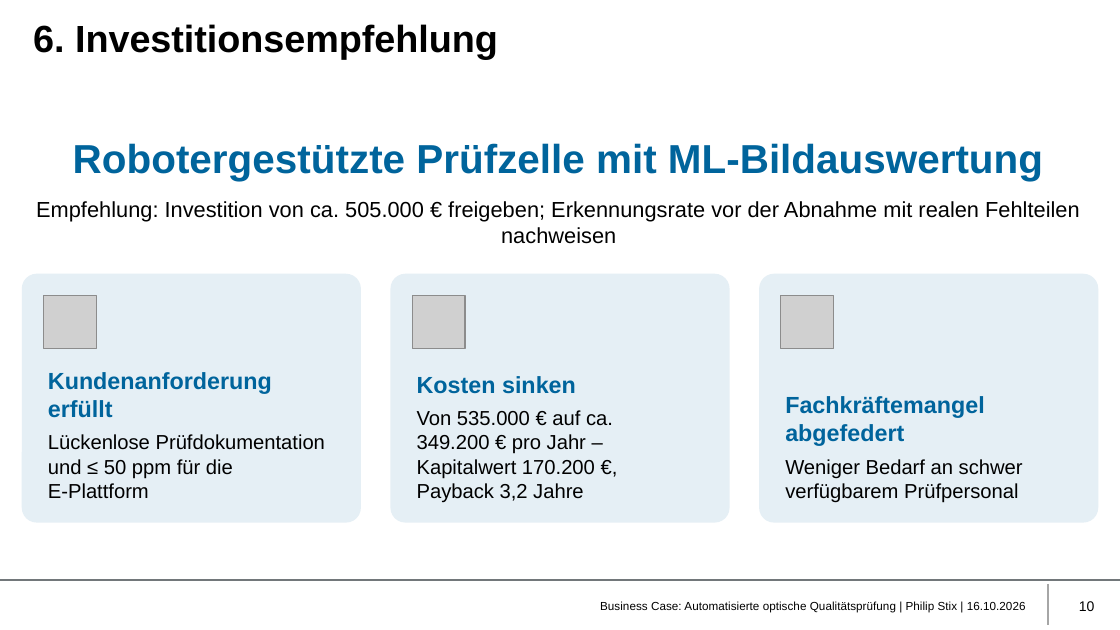
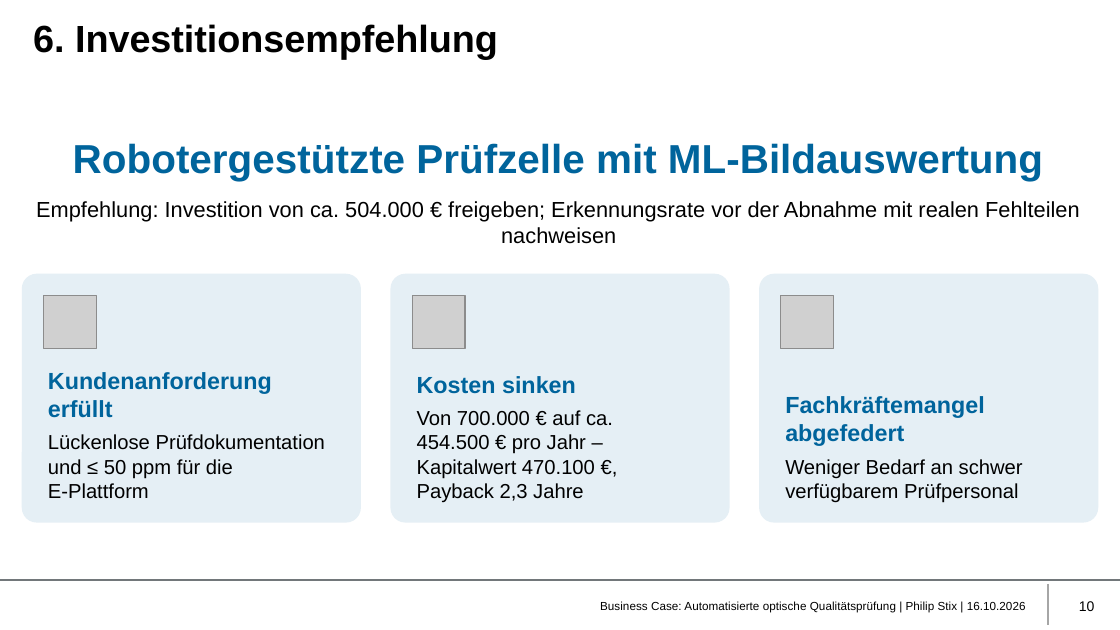
Before and after one commit to philip-stack/MRE3-bGUS, a slide deck: slide 10 of 01 Abgabe/Business Case Qualitätsprüfung - Philip Stix.pptx. Drawn at 1120x630 pixels with LibreOffice and Linux fonts; fonts in the diff are those of the drawing; grey boxes stand for pictures; background and template pictures are left out. Boxes give left, top, right and bottom in pixels: in the first picture for what was removed or moved away, otherwise in the second. Text is boxed around its words. In the diff, an @@ line names an element or a change of style, - is before the commit and + after.

```diff
--- a/01 Abgabe/Business Case Qualitätsprüfung - Philip Stix.pptx
+++ b/01 Abgabe/Business Case Qualitätsprüfung - Philip Stix.pptx
@@ text at (36, 201, 1080, 244): text changed @@
-Empfehlung: Investition von ca. 505.000 € freigeben; Erkennungsrate vor der Abnahme mit realen Fehlteilen nachweisen
+Empfehlung: Investition von ca. 504.000 € freigeben; Erkennungsrate vor der Abnahme mit realen Fehlteilen nachweisen
@@ text in rounded rectangle at (417, 410, 613, 502): text changed @@
-Von 535.000 € auf ca. 349.200 € pro Jahr – Kapitalwert 170.200 €, Payback 3,2 Jahre
+Von 700.000 € auf ca. 454.500 € pro Jahr – Kapitalwert 470.100 €, Payback 2,3 Jahre
```
Also in this commit, not shown: 8 other slides changed, 2 other files.
